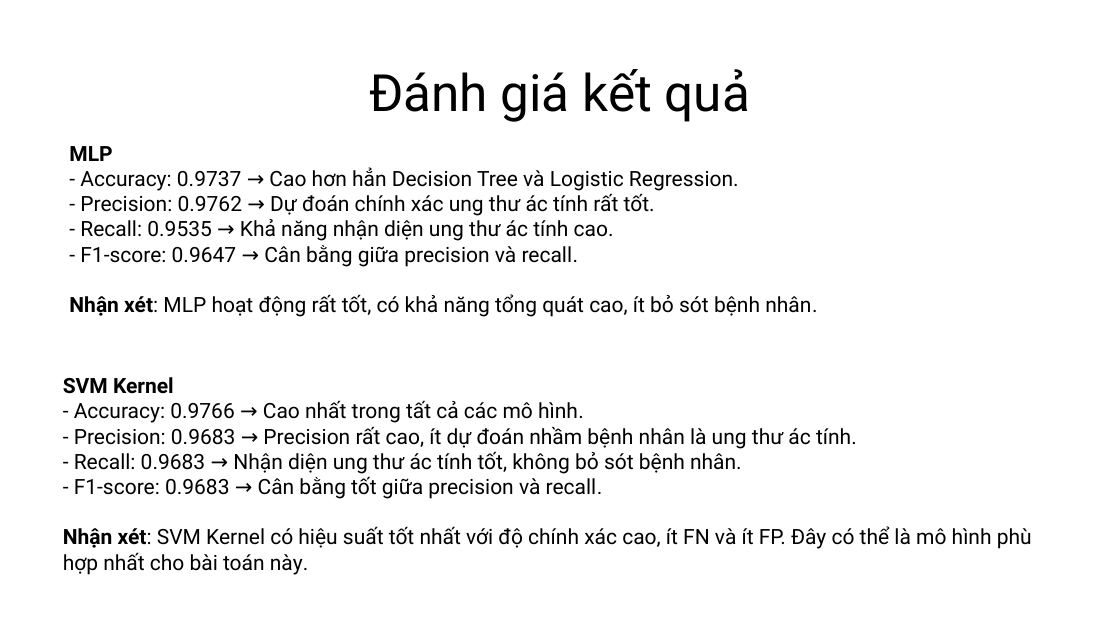
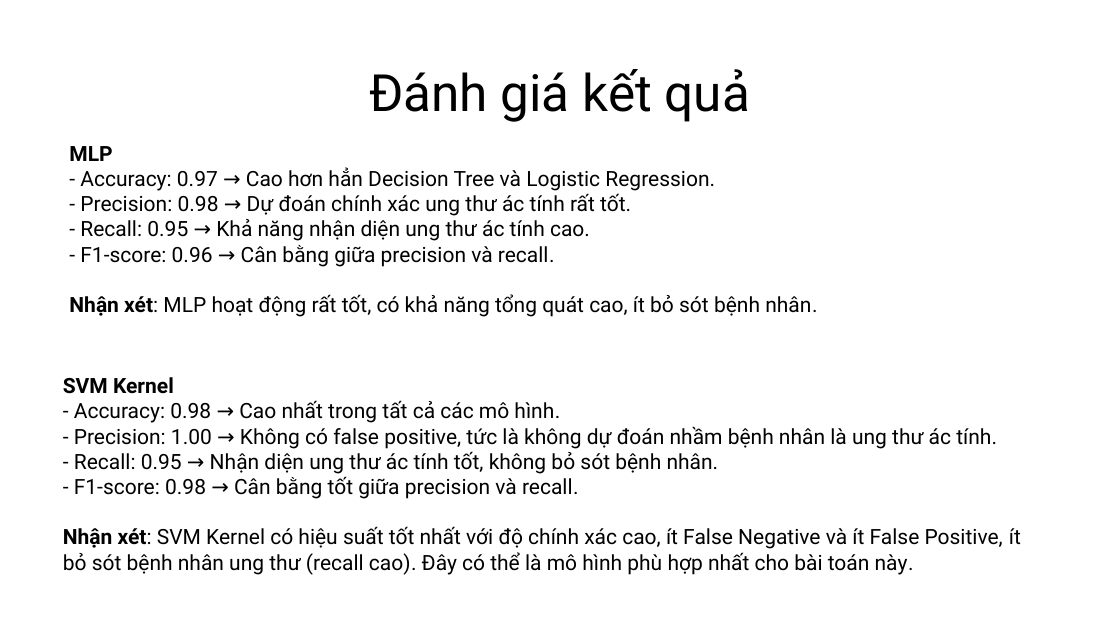
Before and after one commit to DrigerKhanh/MCS-Medical-Learning-Machine, a slide deck: slide 5 of report/KhanhCQ_BreastCancer.pptx. Drawn at 1120x630 pixels with LibreOffice and Linux fonts; fonts in the diff are those of the drawing. Boxes give left, top, right and bottom in pixels: in the first picture for what was removed or moved away, otherwise in the second. Text is boxed around its words. In the diff, an @@ line names an element or a change of style, - is before the commit and + after.

Commit message:
Update Decision tree, MLP and SVM algorithm and report

```diff
--- a/report/KhanhCQ_BreastCancer.pptx
+++ b/report/KhanhCQ_BreastCancer.pptx
@@ text at [80,167,715,267]: text changed @@
-- Accuracy: 0.9737 → Cao hơn hẳn Decision Tree và Logistic Regression.
-- Precision: 0.9762 → Dự đoán chính xác ung thư ác tính rất tốt.
-- Recall: 0.9535 → Khả năng nhận diện ung thư ác tính cao.
-- F1-score: 0.9647 → Cân bằng giữa precision và recall.
+- Accuracy: 0.97 → Cao hơn hẳn Decision Tree và Logistic Regression.
+- Precision: 0.98 → Dự đoán chính xác ung thư ác tính rất tốt.
+- Recall: 0.95 → Khả năng nhận diện ung thư ác tính cao.
+- F1-score: 0.96 → Cân bằng giữa precision và recall.
@@ text at [63,400,1021,575]: text changed @@
-- Accuracy: 0.9766 → Cao nhất trong tất cả các mô hình.
-- Precision: 0.9683 → Precision rất cao, ít dự đoán nhầm bệnh nhân là ung thư ác tính.
-- Recall: 0.9683 → Nhận diện ung thư ác tính tốt, không bỏ sót bệnh nhân.
-- F1-score: 0.9683 → Cân bằng tốt giữa precision và recall.
-Nhận xét: SVM Kernel có hiệu suất tốt nhất với độ chính xác cao, ít FN và ít FP. Đây có thể là mô hình phù hợp nhất cho bài toán này.
+- Accuracy: 0.98 → Cao nhất trong tất cả các mô hình.
+- Precision: 1.00 → Không có false positive, tức là không dự đoán nhầm bệnh nhân là ung thư ác tính.
+- Recall: 0.95 → Nhận diện ung thư ác tính tốt, không bỏ sót bệnh nhân.
+- F1-score: 0.98 → Cân bằng tốt giữa precision và recall.
+Nhận xét: SVM Kernel có hiệu suất tốt nhất với độ chính xác cao, ít False Negative và ít False Positive, ít bỏ sót bệnh nhân ung thư (recall cao). Đây có thể là mô hình phù hợp nhất cho bài toán này.
```
Also in this commit, not shown: 5 other slides changed, 3 other files.
